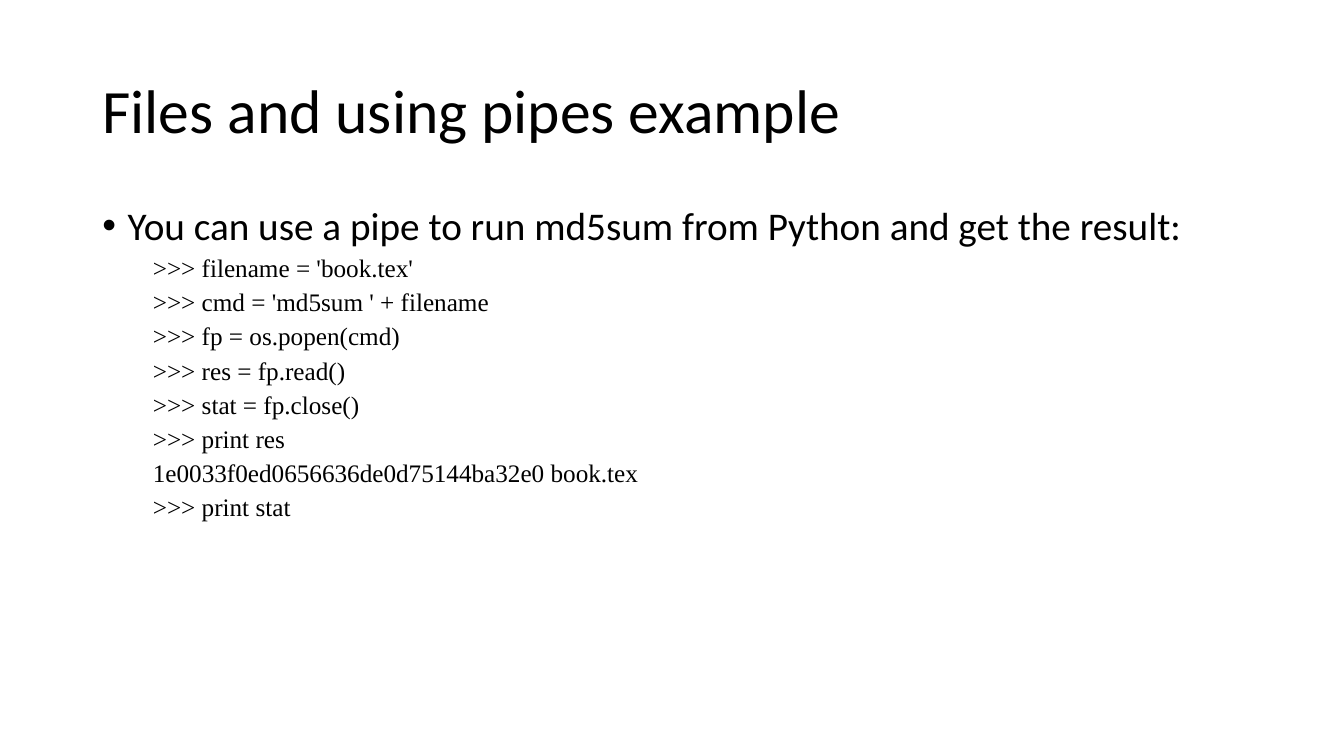
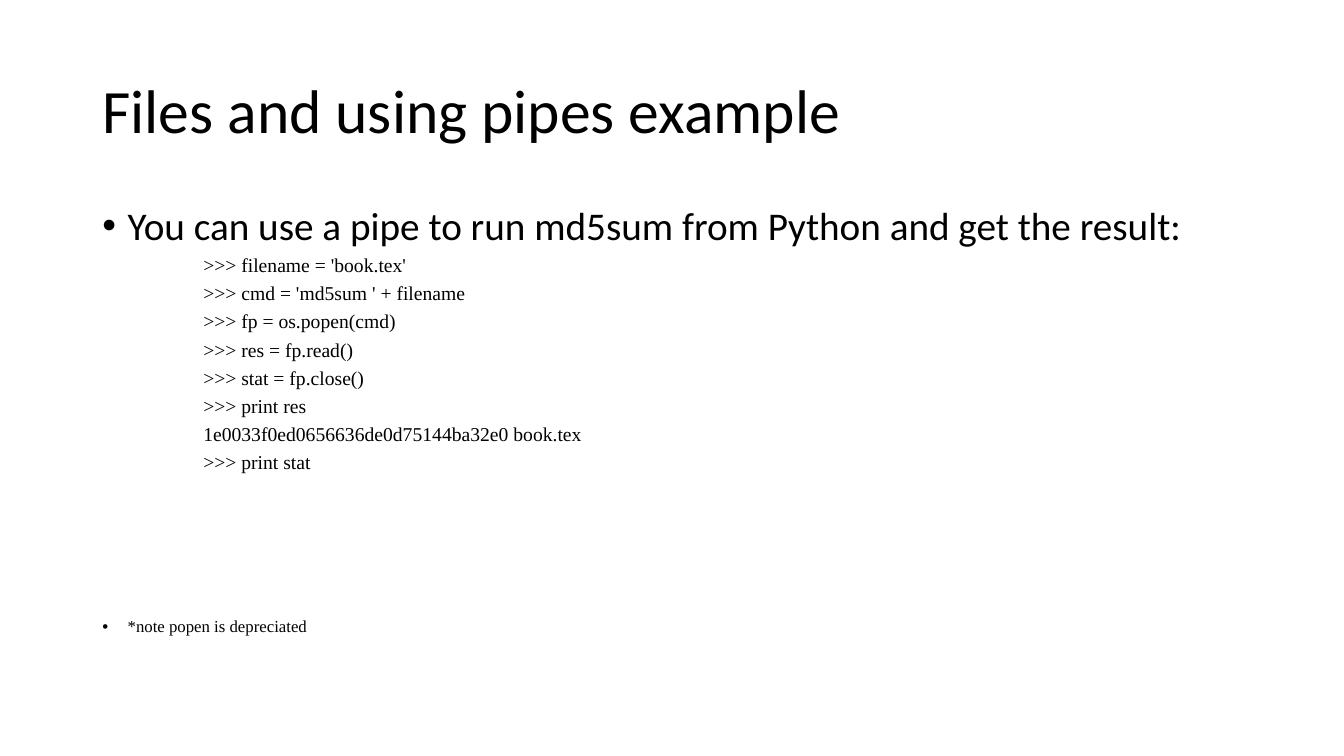
Before and after one commit to MobyAtTheo/PSG, a slide deck: slide 17 of week04-ch8-14-pys.pptx (slide 16 before the commit). Drawn at 1344x756 pixels with LibreOffice and Linux fonts; fonts in the diff are those of the drawing. Boxes give left, top, right and bottom in pixels: in the first picture for what was removed or moved away, otherwise in the second. Text is boxed around its words. In the diff, an @@ line names an element or a change of style, - is before the commit and + after.

```diff
--- a/week04-ch8-14-pys.pptx
+++ b/week04-ch8-14-pys.pptx
@@ text at box(203, 258, 581, 474): size 18 to 14 pt in ">>> filename = 'book.tex'", ">>> cmd = 'md5sum ' + filename", ">>> fp = os.popen(cmd)", ">>> res = fp.read()" and 4 more places; list level 2 to 3 in ">>> filename = 'book.tex'"; list level 2 to 3 in ">>> cmd = 'md5sum ' ..."; list level 2 to 3 in ">>> fp = os.popen(cmd)"; list level 2 to 3 in ">>> res = fp.read()"; list level 2 to 3 in ">>> stat = fp.close()"; list level 2 to 3 in ">>> print res"; list level 2 to 3 in "1e0033f0ed0656636de0d75144ba32e0 book.tex"; list level 2 to 3 in ">>> print stat" @@
@@ text at box(128, 620, 307, 636): paragraph added @@
+• *note popen is depreciated
```
Also in this commit, not shown: 1 slide added, 1 other file.
